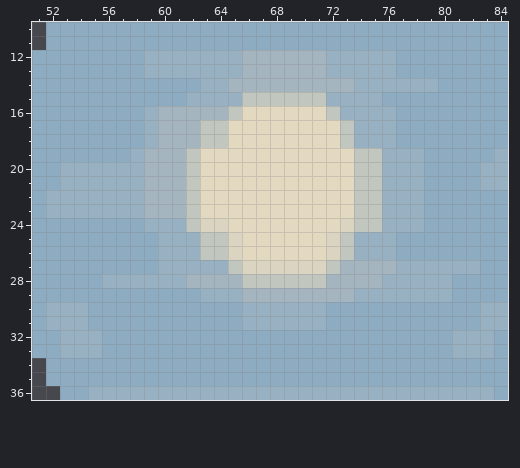
File history of a pixel-art file, assets/art/ui/asprite/weather-sheet.aseprite. Above, as it was before the edit.
138x46 pixels, 1 frame. Colours within 5 levels of each other are drawn and written as one. Shown: x 51..84, y 10..36. The commit also changed other parts of the picture, which this record leaves out.
And afterwards:
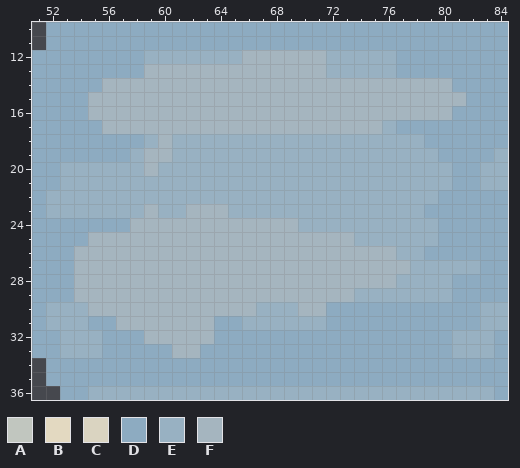
Palette (. is transparent): A #c1c6bf  B #e3d9c1  C #dad4c1  D #8dabc1  E #98b1c2  F #a5b5bf
The exact change:
y 13: x 59..65 EEEEEEE -> FFFFFFF
y 14: x 56..64 DDDDDDDEE -> FFFFFFFFF; x 74..80 EEEEEED -> FFFFFFF
y 15: x 55..81 DDDDDDDEEEEAAAAAAEEEEDDDDDD -> FFFFFFFFFFFFFFFFFFFFFFFFFFF
y 16: x 55..59 DDDDE -> FFFFF; x 65..80 ABBBBBBAEEEEDDDD -> FFFFFFFFFFFFFFFF
y 17: x 56..59 DDDE -> FFFF; x 63..75 AABBBBBBBBAEE -> FFFFFFFFFFFFF
y 18: x 61..73 FFAABBBBBBBBA -> EEEEEEEEEEEEE; x 77..78 DD -> EE
y 19: x 61..75 FABBBBBBBBBBBAA -> EEEEEEEEEEEEEEE; x 79 D -> E
y 20: x 60..75 FFABBBBBBBBBBBAA -> EEEEEEEEEEEEEEEE; x 79..80 DD -> EE
y 21: x 59..75 FFFABBBBBBBBBBBAA -> EEEEEEEEEEEEEEEEE; x 79..80 DD -> EE
y 22: x 59..75 FFFABBBBBBBBBBBAA -> EEEEEEEEEEEEEEEEE; x 79 D -> E
y 23: x 60..75 FFABBBBBBBBBBBAA -> EEFFFEEEEEEEEEEE
y 24: x 58..75 DEEEACCBBBBBBBBCAA -> FFFFFFFFFFFFEEEEEE; x 79 D -> E
y 25: x 55..73 DDDDDEEEAACBBBBBBCA -> FFFFFFFFFFFFFFFFFFF; x 77..79 DDD -> EEE
y 26: x 54..78 DDDDDDEEEAACBBBBBBCAEEEDD -> FFFFFFFFFFFFFFFFFFFFFFFEE
y 27: x 54..72 DDDDDDEEEEEACCCCCCA -> FFFFFFFFFFFFFFFFFFF; x 77 E -> F
y 28: x 54..61 DDEEEEEE -> FFFFFFFF; x 66..71 AAAAAA -> FFFFFF; x 76 E -> F
y 29: x 54..65 DDDDDDDDDEEE -> FFFFFFFFFFFF
y 30: x 55..66 DDDDDDDDDDDE -> FFFFFFFFFFFF; x 70..71 EE -> FF
y 31: x 57..63 DDDDDDD -> FFFFFFF
y 32: x 59..63 DDDDD -> FFFFF
y 33: x 61..62 DD -> FF
Changed places in both pictures, as pixel boxes (x1, y1, x2, y2):
changed: (74, 64, 466, 358)
